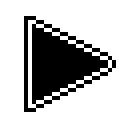
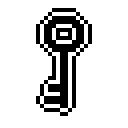
Comparing the layer stacks of the two 128 × 128 images. Changes:
added layer "key frame" above "duplicate frame" over [36, 8, 92, 116]
hid "animation playblack play", painted on it over [24, 16, 116, 112]
